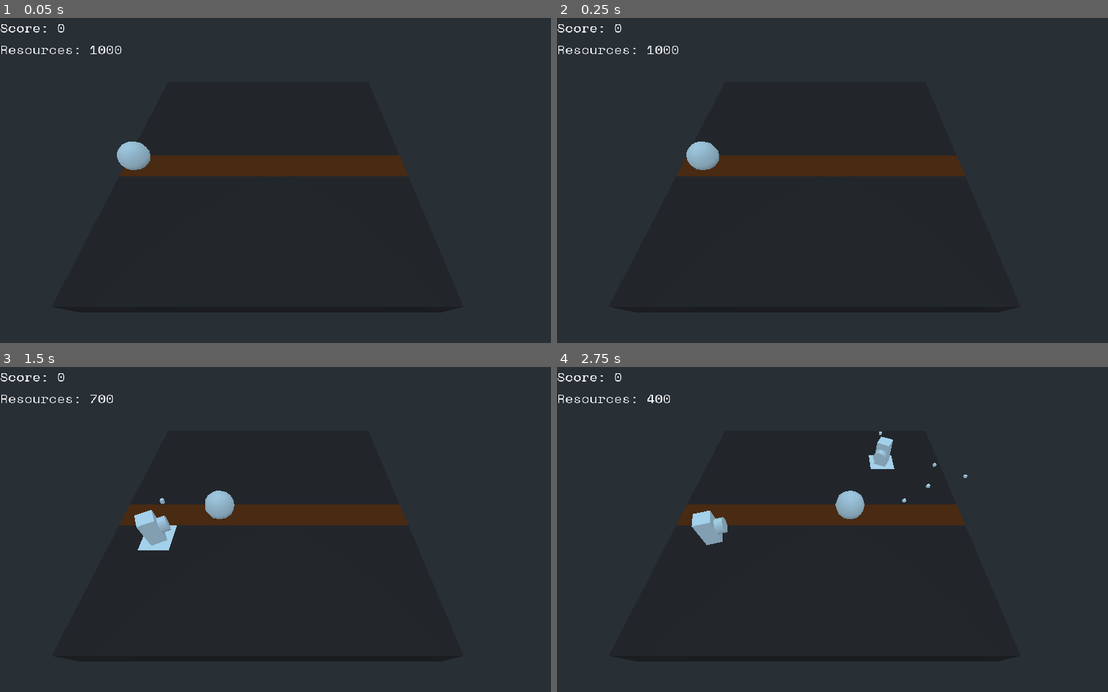
Above: before the commit, frames 1-4 (two rows, left to right).
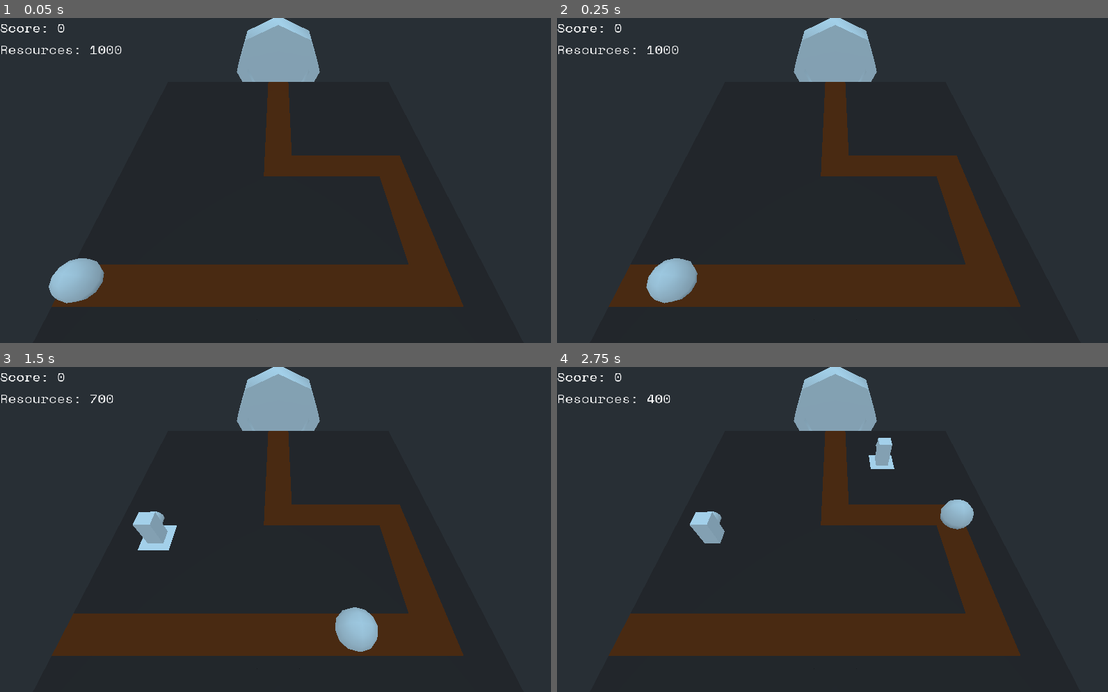
Above: after the commit, the same moments.

Repository: doctor-g/LD51
Game: Godot game, scene res://World.tscn
Same seed, same stepped clock (60 frames per second), same inputs: the game is played once before the commit and once after it.
Inputs (mouse positions are in pixels of both pictures, inside the frame that each line leads up to):
- Up to frame 1 (0.05 s): no input
- Up to frame 2 (0.25 s): no input
- Up to frame 3 (1.5 s): move the mouse to (402, 513) at 0.52 s; click (402, 513) at 0.67 s; move the mouse to (165, 545) at 1.27 s; click (165, 545) at 1.42 s
- Up to frame 4 (2.75 s): move the mouse to (893, 458) at 2.02 s; click (893, 458) at 2.17 s

The runs differ from the first frame. In frame 1, 16% of the frame differs, in the area x 8-85%, y 0-89%; in frame 2, 16%; in frame 3, 16%; in frame 4, 17%, in the area x 9-85%, y 0-89%.

Commit message:
Add base
The map was changed to 11x11 so that the base could be centered.

Diff:
--- /dev/null
+++ b/project/Level/Base.tscn
@@ -0,0 +1,16 @@
+[gd_scene format=2]
+
+[node name="Base" type="Spatial"]
+
+[node name="CSGCylinder" type="CSGCylinder" parent="."]
+transform = Transform( 1, 0, 0, 0, -4.37114e-08, -1, 0, 1, -4.37114e-08, 0, 0, 0 )
+radius = 2.0
+
+[node name="CSGCylinder2" type="CSGCylinder" parent="CSGCylinder"]
+operation = 2
+radius = 1.5
+
+[node name="CSGCylinder2" type="CSGCylinder" parent="."]
+transform = Transform( 1, 0, 0, 0, -4.37114e-08, -1, 0, 1, -4.37114e-08, 0, 0, 0 )
+radius = 2.0
+height = 0.25
--- a/project/Level/Level.gd
+++ b/project/Level/Level.gd
@@ -2,35 +2,69 @@
 tool
 
 const _Tile := preload("res://Level/Tile.tscn")
+const _PATH := [
+	Vector2(0,9),
+	Vector2(1,9),
+	Vector2(2,9),
+	Vector2(3,9),
+	Vector2(4,9),
+	Vector2(5,9),
+	Vector2(6,9),
+	Vector2(7,9),
+	Vector2(8,9),
+	Vector2(9,9),
+	Vector2(9,8),
+	Vector2(9,7),
+	Vector2(9,6),
+	Vector2(9,5),
+	Vector2(8,5),
+	Vector2(7,5),
+	Vector2(6,5),
+	Vector2(5,5),
+	Vector2(5,4),
+	Vector2(5,3),
+	Vector2(5,2),
+	Vector2(5,1),
+	Vector2(5,0),
+	Vector2(5,-1)
+]
 
-export var width := 10
-export var height := 10
+const width := 11
+const height := 11
 
 func _enter_tree():
 	# warning-ignore:integer_division
 	var min_x := -width / 2
 	# warning-ignore:integer_division
-	var max_x := width / 2
-	# warning-ignore:integer_division
 	var min_z := -height / 2
-	# warning-ignore:integer_division
-	var max_z := height / 2
 
 	for i in width:
 		for j in height:
-			var box : Spatial = _Tile.instance()
-			add_child(box)
-			box.translation = Vector3(lerp(min_x, max_x, float(i)/width), 0, lerp(min_z, max_z, float(j)/height))
-			if j == 5:
-				box.selectable = false
+			var tile : Spatial = _Tile.instance()
+			add_child(tile)
+			tile.translation = Vector3(min_x+i, 0, min_z+j)
+	#		print(tile.translation)
+			if _PATH.find(Vector2(i,j)) >= 0:
+				tile.selectable = false
+
+	var base : Spatial = preload("res://Level/Base.tscn").instance()
+	base.translation= Vector3(0, 1, min_z-1)
+	add_child(base)
 
 
 func _ready():
 	var path := Path.new()
-	path.translation = Vector3(-5,1,0)
+
+	# Put the path node in the upper-left corner
+	# so that it will account from the _PATH coordinates
+	# and just high enough that the baseline of enemies is on top of the ground.
+	#
+	# warning-ignore:integer_division
+	# warning-ignore:integer_division
+	path.translation = Vector3(-width/2, 1 ,-height/2)
+	for point in _PATH:
+		path.curve.add_point(Vector3(point.x, 0, point.y))
 	add_child(path)
-	path.curve.add_point(Vector3.ZERO)
-	path.curve.add_point(Vector3(10,0,0))
 	var path_follow := PathFollow.new()
 	path.add_child(path_follow)
 	var sphere :Spatial = preload("res://Enemies/Sphere.tscn").instance()
